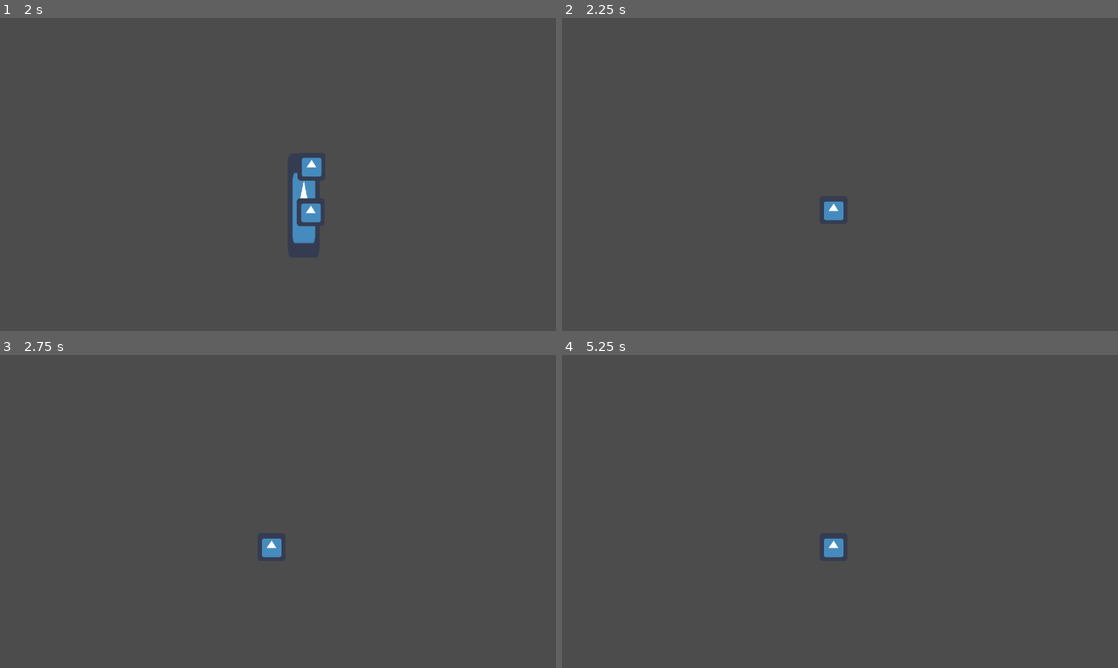
Above: before the commit, frames 1-4 (two rows, left to right).
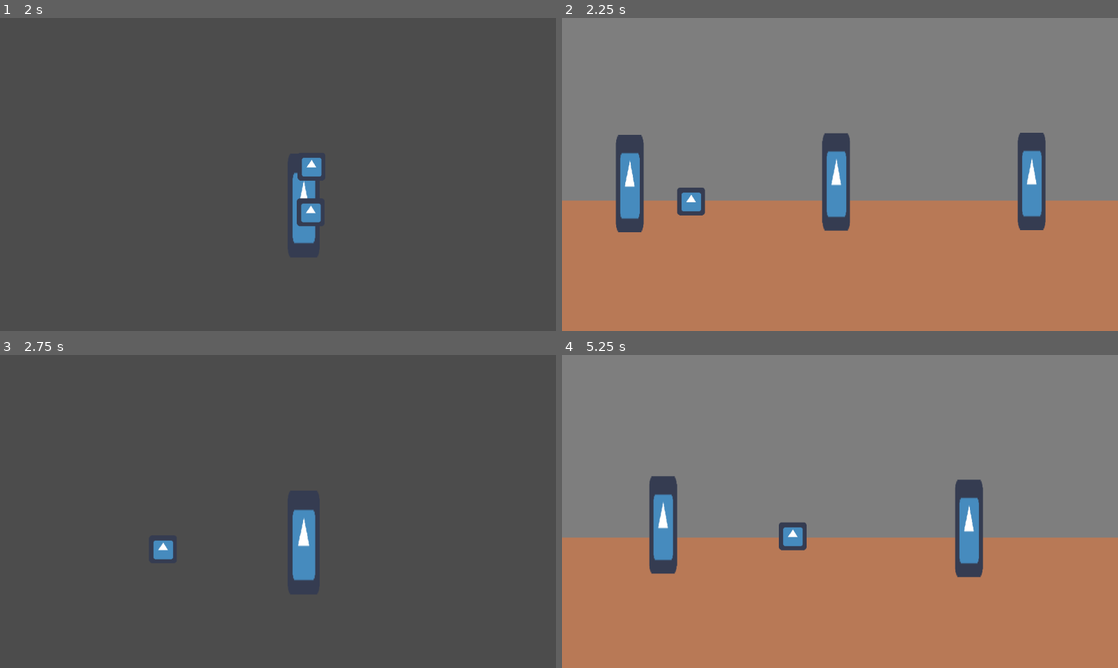
Above: after the commit, the same moments.

Repository: Onizik/Ludum_18.04
Game: Godot game, scene res://Scenes/Menu.tscn
The game is run twice, just before and just after one commit, with the same random seed, the same clock (stepped at 60 frames per second) and the same inputs. The engine's default icon, where the game draws it, is replaced by a stand-in: a white triangle on a blue panel in a dark square.
Inputs (mouse positions are in pixels of both pictures, inside the frame that each line leads up to):
- Up to frame 1 (2 s): click (272, 208) at 0.5 s; tap Enter (ui_accept) at 1.25 s; hold Right (ui_right) from 1.28 s (still down); hold Enter (ui_accept) from 1.28 s (still down)
- Up to frame 2 (2.25 s): release Right (ui_right) at 2.03 s; release Enter (ui_accept) at 2.03 s; hold Left (ui_left) from 2.03 s (still down); tap Enter (ui_accept) at 2.1 s
- Up to frame 3 (2.75 s): keep holding Left (ui_left); tap Enter (ui_accept) at 2.27, 2.57 s
- Up to frame 4 (5.25 s): release Left (ui_left) at 2.75 s; click (834, 545) at 2.77 s; tap Enter (ui_accept) at 3.5, 4.35, 4.52, 4.82 s; hold Enter (ui_accept) 3.53-4.28 s; hold Right (ui_right) 3.53-5.03 s; hold Left (ui_left) from 5.03 s (still down); hold Enter (ui_accept) from 5.03 s (still down)

Frame 1 is identical in both runs. In frame 2, 97% of the frame differs, in the area x 0-100%, y 0-100%; in frame 3, 1.4%; in frame 4, 98%.

Commit message:
create all levels

Diff:
--- /dev/null
+++ b/LD/Levels/first_stage/4LVL.tscn
@@ -0,0 +1,55 @@
+[gd_scene load_steps=6 format=2]
+
+[ext_resource path="res://icon.png" type="Texture" id=1]
+[ext_resource path="res://Assets/floor.png" type="Texture" id=2]
+[ext_resource path="res://Assets/wall.png" type="Texture" id=3]
+[ext_resource path="res://Scenes/Character.tscn" type="PackedScene" id=4]
+
+[sub_resource type="RectangleShape2D" id=1]
+extents = Vector2( 37.3032, 115.466 )
+
+[node name="secondLVL" type="Node2D"]
+
+[node name="wall" type="Sprite" parent="."]
+position = Vector2( 640.021, 210.026 )
+texture = ExtResource( 3 )
+
+[node name="floor" type="Sprite" parent="."]
+position = Vector2( 640.012, 570.004 )
+texture = ExtResource( 2 )
+
+[node name="2" type="RigidBody2D" parent="."]
+position = Vector2( 1064.33, 403.237 )
+gravity_scale = 0.0
+
+[node name="Sprite" type="Sprite" parent="2"]
+scale = Vector2( 1, 3.49627 )
+texture = ExtResource( 1 )
+
+[node name="CollisionShape2D" type="CollisionShape2D" parent="2"]
+shape = SubResource( 1 )
+
+[node name="5" type="RigidBody2D" parent="."]
+position = Vector2( 185.256, 403.621 )
+gravity_scale = 0.0
+
+[node name="Sprite" type="Sprite" parent="5"]
+scale = Vector2( 1, 3.49627 )
+texture = ExtResource( 1 )
+
+[node name="CollisionShape2D" type="CollisionShape2D" parent="5"]
+shape = SubResource( 1 )
+
+[node name="6" type="RigidBody2D" parent="."]
+position = Vector2( 725.568, 396.336 )
+gravity_scale = 0.0
+
+[node name="Sprite" type="Sprite" parent="6"]
+scale = Vector2( 1, 3.49627 )
+texture = ExtResource( 1 )
+
+[node name="CollisionShape2D" type="CollisionShape2D" parent="6"]
+shape = SubResource( 1 )
+
+[node name="Character" parent="." instance=ExtResource( 4 )]
+position = Vector2( 457.62, 417.871 )
--- /dev/null
+++ b/LD/Levels/first_stage/5LVL.tscn
@@ -0,0 +1,33 @@
+[gd_scene load_steps=6 format=2]
+
+[ext_resource path="res://icon.png" type="Texture" id=1]
+[ext_resource path="res://Assets/floor.png" type="Texture" id=2]
+[ext_resource path="res://Assets/wall.png" type="Texture" id=3]
+[ext_resource path="res://Scenes/Character.tscn" type="PackedScene" id=4]
+
+[sub_resource type="RectangleShape2D" id=1]
+extents = Vector2( 37.3032, 115.466 )
+
+[node name="thirdLVL" type="Node2D"]
+
+[node name="wall" type="Sprite" parent="."]
+position = Vector2( 640.021, 210.026 )
+texture = ExtResource( 3 )
+
+[node name="floor" type="Sprite" parent="."]
+position = Vector2( 640.012, 570.004 )
+texture = ExtResource( 2 )
+
+[node name="4" type="RigidBody2D" parent="."]
+position = Vector2( 829.991, 388.667 )
+gravity_scale = 0.0
+
+[node name="Sprite" type="Sprite" parent="4"]
+scale = Vector2( 1, 3.49627 )
+texture = ExtResource( 1 )
+
+[node name="CollisionShape2D" type="CollisionShape2D" parent="4"]
+shape = SubResource( 1 )
+
+[node name="Character" parent="." instance=ExtResource( 4 )]
+position = Vector2( 695.6, 419.086 )
--- /dev/null
+++ b/LD/Levels/first_stage/firstLVL.tscn
@@ -0,0 +1,55 @@
+[gd_scene load_steps=6 format=2]
+
+[ext_resource path="res://icon.png" type="Texture" id=1]
+[ext_resource path="res://Assets/floor.png" type="Texture" id=2]
+[ext_resource path="res://Assets/wall.png" type="Texture" id=3]
+[ext_resource path="res://Scenes/Character.tscn" type="PackedScene" id=4]
+
+[sub_resource type="RectangleShape2D" id=1]
+extents = Vector2( 37.3032, 115.466 )
+
+[node name="firstLVL" type="Node2D"]
+
+[node name="wall" type="Sprite" parent="."]
+position = Vector2( 640.021, 210.026 )
+texture = ExtResource( 3 )
+
+[node name="floor" type="Sprite" parent="."]
+position = Vector2( 640.012, 570.004 )
+texture = ExtResource( 2 )
+
+[node name="01" type="RigidBody2D" parent="."]
+position = Vector2( 155.927, 380.871 )
+gravity_scale = 0.0
+
+[node name="Sprite" type="Sprite" parent="01"]
+scale = Vector2( 1, 3.49627 )
+texture = ExtResource( 1 )
+
+[node name="CollisionShape2D" type="CollisionShape2D" parent="01"]
+shape = SubResource( 1 )
+
+[node name="2" type="RigidBody2D" parent="."]
+position = Vector2( 631.376, 377.036 )
+gravity_scale = 0.0
+
+[node name="Sprite" type="Sprite" parent="2"]
+scale = Vector2( 1, 3.49627 )
+texture = ExtResource( 1 )
+
+[node name="CollisionShape2D" type="CollisionShape2D" parent="2"]
+shape = SubResource( 1 )
+
+[node name="3" type="RigidBody2D" parent="."]
+position = Vector2( 1081.26, 375.758 )
+gravity_scale = 0.0
+
+[node name="Sprite" type="Sprite" parent="3"]
+scale = Vector2( 1, 3.49627 )
+texture = ExtResource( 1 )
+
+[node name="CollisionShape2D" type="CollisionShape2D" parent="3"]
+shape = SubResource( 1 )
+
+[node name="Character" parent="." instance=ExtResource( 4 )]
+position = Vector2( 343.806, 421.769 )
--- /dev/null
+++ b/LD/Levels/first_stage/secondLVL.tscn
@@ -0,0 +1,44 @@
+[gd_scene load_steps=6 format=2]
+
+[ext_resource path="res://icon.png" type="Texture" id=1]
+[ext_resource path="res://Assets/floor.png" type="Texture" id=2]
+[ext_resource path="res://Assets/wall.png" type="Texture" id=3]
+[ext_resource path="res://Scenes/Character.tscn" type="PackedScene" id=4]
+
+[sub_resource type="RectangleShape2D" id=1]
+extents = Vector2( 37.3032, 115.466 )
+
+[node name="secondLVL" type="Node2D"]
+
+[node name="wall" type="Sprite" parent="."]
+position = Vector2( 640.021, 210.026 )
+texture = ExtResource( 3 )
+
+[node name="floor" type="Sprite" parent="."]
+position = Vector2( 640.012, 570.004 )
+texture = ExtResource( 2 )
+
+[node name="1" type="RigidBody2D" parent="."]
+position = Vector2( 232.612, 391.095 )
+gravity_scale = 0.0
+
+[node name="Sprite" type="Sprite" parent="1"]
+scale = Vector2( 1, 3.49627 )
+texture = ExtResource( 1 )
+
+[node name="CollisionShape2D" type="CollisionShape2D" parent="1"]
+shape = SubResource( 1 )
+
+[node name="4" type="RigidBody2D" parent="."]
+position = Vector2( 936.836, 398.764 )
+gravity_scale = 0.0
+
+[node name="Sprite" type="Sprite" parent="4"]
+scale = Vector2( 1, 3.49627 )
+texture = ExtResource( 1 )
+
+[node name="CollisionShape2D" type="CollisionShape2D" parent="4"]
+shape = SubResource( 1 )
+
+[node name="Character" parent="." instance=ExtResource( 4 )]
+position = Vector2( 604.536, 416.657 )
--- /dev/null
+++ b/LD/Levels/first_stage/thirdLVL.tscn
@@ -0,0 +1,33 @@
+[gd_scene load_steps=6 format=2]
+
+[ext_resource path="res://icon.png" type="Texture" id=1]
+[ext_resource path="res://Assets/floor.png" type="Texture" id=2]
+[ext_resource path="res://Assets/wall.png" type="Texture" id=3]
+[ext_resource path="res://Scenes/Character.tscn" type="PackedScene" id=4]
+
+[sub_resource type="RectangleShape2D" id=1]
+extents = Vector2( 37.3032, 115.466 )
+
+[node name="thirdLVL" type="Node2D"]
+
+[node name="wall" type="Sprite" parent="."]
+position = Vector2( 640.021, 210.026 )
+texture = ExtResource( 3 )
+
+[node name="floor" type="Sprite" parent="."]
+position = Vector2( 640.012, 570.004 )
+texture = ExtResource( 2 )
+
+[node name="1" type="RigidBody2D" parent="."]
+position = Vector2( 829.991, 388.667 )
+gravity_scale = 0.0
+
+[node name="Sprite" type="Sprite" parent="1"]
+scale = Vector2( 1, 3.49627 )
+texture = ExtResource( 1 )
+
+[node name="CollisionShape2D" type="CollisionShape2D" parent="1"]
+shape = SubResource( 1 )
+
+[node name="Character" parent="." instance=ExtResource( 4 )]
+position = Vector2( 609.393, 419.085 )
--- a/LD/Scenes/Main.tscn
+++ b/LD/Levels/main_stage/Main.tscn
@@ -1,7 +1,7 @@
 [gd_scene load_steps=4 format=2]
 
-[ext_resource path="res://Scenes/Character.tscn" type="PackedScene" id=1]
-[ext_resource path="res://icon.png" type="Texture" id=2]
+[ext_resource path="res://icon.png" type="Texture" id=1]
+[ext_resource path="res://Scenes/Character.tscn" type="PackedScene" id=2]
 
 [sub_resource type="RectangleShape2D" id=1]
 extents = Vector2( 47.1032, 131.225 )
--- /dev/null
+++ b/LD/Levels/second_stage/10LVL.tscn
@@ -0,0 +1,34 @@
+[gd_scene load_steps=6 format=2]
+
+[ext_resource path="res://icon.png" type="Texture" id=1]
+[ext_resource path="res://Assets/floor.png" type="Texture" id=2]
+[ext_resource path="res://Assets/wall.png" type="Texture" id=3]
+[ext_resource path="res://Scenes/Character.tscn" type="PackedScene" id=4]
+
+[sub_resource type="RectangleShape2D" id=1]
+extents = Vector2( 37.3032, 115.466 )
+
+[node name="thirdLVL" type="Node2D"]
+
+[node name="wall" type="Sprite" parent="."]
+modulate = Color( 0, 0.0392157, 1, 1 )
+position = Vector2( 640.021, 210.026 )
+texture = ExtResource( 3 )
+
+[node name="floor" type="Sprite" parent="."]
+position = Vector2( 640.012, 570.004 )
+texture = ExtResource( 2 )
+
+[node name="4" type="RigidBody2D" parent="."]
+position = Vector2( 829.991, 388.667 )
+gravity_scale = 0.0
+
+[node name="Sprite" type="Sprite" parent="4"]
+scale = Vector2( 1, 3.49627 )
+texture = ExtResource( 1 )
+
+[node name="CollisionShape2D" type="CollisionShape2D" parent="4"]
+shape = SubResource( 1 )
+
+[node name="Character" parent="." instance=ExtResource( 4 )]
+position = Vector2( 695.6, 419.086 )
--- /dev/null
+++ b/LD/Levels/second_stage/6LVL.tscn
@@ -0,0 +1,56 @@
+[gd_scene load_steps=6 format=2]
+
+[ext_resource path="res://icon.png" type="Texture" id=1]
+[ext_resource path="res://Assets/floor.png" type="Texture" id=2]
+[ext_resource path="res://Assets/wall.png" type="Texture" id=3]
+[ext_resource path="res://Scenes/Character.tscn" type="PackedScene" id=4]
+
+[sub_resource type="RectangleShape2D" id=1]
+extents = Vector2( 37.3032, 115.466 )
+
+[node name="secondLVL" type="Node2D"]
+
+[node name="wall" type="Sprite" parent="."]
+modulate = Color( 0, 0.227451, 1, 1 )
+position = Vector2( 640.021, 210.026 )
+texture = ExtResource( 3 )
+
+[node name="floor" type="Sprite" parent="."]
+position = Vector2( 640.012, 570.004 )
+texture = ExtResource( 2 )
+
+[node name="7" type="RigidBody2D" parent="."]
+position = Vector2( 1064.33, 403.237 )
+gravity_scale = 0.0
+
+[node name="Sprite" type="Sprite" parent="7"]
+scale = Vector2( 1, 3.49627 )
+texture = ExtResource( 1 )
+
+[node name="CollisionShape2D" type="CollisionShape2D" parent="7"]
+shape = SubResource( 1 )
+
+[node name="8" type="RigidBody2D" parent="."]
+position = Vector2( 185.256, 403.621 )
+gravity_scale = 0.0
+
+[node name="Sprite" type="Sprite" parent="8"]
+scale = Vector2( 1, 3.49627 )
+texture = ExtResource( 1 )
+
+[node name="CollisionShape2D" type="CollisionShape2D" parent="8"]
+shape = SubResource( 1 )
+
+[node name="4" type="RigidBody2D" parent="."]
+position = Vector2( 725.568, 396.336 )
+gravity_scale = 0.0
+
+[node name="Sprite" type="Sprite" parent="4"]
+scale = Vector2( 1, 3.49627 )
+texture = ExtResource( 1 )
+
+[node name="CollisionShape2D" type="CollisionShape2D" parent="4"]
+shape = SubResource( 1 )
+
+[node name="Character" parent="." instance=ExtResource( 4 )]
+position = Vector2( 457.62, 417.871 )
--- /dev/null
+++ b/LD/Levels/second_stage/7LVL.tscn
@@ -0,0 +1,34 @@
+[gd_scene load_steps=6 format=2]
+
+[ext_resource path="res://icon.png" type="Texture" id=1]
+[ext_resource path="res://Assets/floor.png" type="Texture" id=2]
+[ext_resource path="res://Assets/wall.png" type="Texture" id=3]
+[ext_resource path="res://Scenes/Character.tscn" type="PackedScene" id=4]
+
+[sub_resource type="RectangleShape2D" id=1]
+extents = Vector2( 37.3032, 115.466 )
+
+[node name="thirdLVL" type="Node2D"]
+
+[node name="wall" type="Sprite" parent="."]
+modulate = Color( 0, 0.505882, 1, 1 )
+position = Vector2( 640.021, 210.026 )
+texture = ExtResource( 3 )
+
+[node name="floor" type="Sprite" parent="."]
+position = Vector2( 640.012, 570.004 )
+texture = ExtResource( 2 )
+
+[node name="6" type="RigidBody2D" parent="."]
+position = Vector2( 829.991, 388.667 )
+gravity_scale = 0.0
+
+[node name="Sprite" type="Sprite" parent="6"]
+scale = Vector2( 1, 3.49627 )
+texture = ExtResource( 1 )
+
+[node name="CollisionShape2D" type="CollisionShape2D" parent="6"]
+shape = SubResource( 1 )
+
+[node name="Character" parent="." instance=ExtResource( 4 )]
+position = Vector2( 695.6, 419.086 )
--- /dev/null
+++ b/LD/Levels/second_stage/8LVL.tscn
@@ -0,0 +1,45 @@
+[gd_scene load_steps=6 format=2]
+
+[ext_resource path="res://icon.png" type="Texture" id=1]
+[ext_resource path="res://Assets/floor.png" type="Texture" id=2]
+[ext_resource path="res://Assets/wall.png" type="Texture" id=3]
+[ext_resource path="res://Scenes/Character.tscn" type="PackedScene" id=4]
+
+[sub_resource type="RectangleShape2D" id=1]
+extents = Vector2( 37.3032, 115.466 )
+
+[node name="secondLVL" type="Node2D"]
+
+[node name="wall" type="Sprite" parent="."]
+modulate = Color( 0.0784314, 0, 1, 1 )
+position = Vector2( 640.021, 210.026 )
+texture = ExtResource( 3 )
+
+[node name="floor" type="Sprite" parent="."]
+position = Vector2( 640.012, 570.004 )
+texture = ExtResource( 2 )
+
+[node name="6" type="RigidBody2D" parent="."]
+position = Vector2( 232.612, 391.095 )
+gravity_scale = 0.0
+
+[node name="Sprite" type="Sprite" parent="6"]
+scale = Vector2( 1, 3.49627 )
+texture = ExtResource( 1 )
+
+[node name="CollisionShape2D" type="CollisionShape2D" parent="6"]
+shape = SubResource( 1 )
+
+[node name="9" type="RigidBody2D" parent="."]
+position = Vector2( 936.836, 398.764 )
+gravity_scale = 0.0
+
+[node name="Sprite" type="Sprite" parent="9"]
+scale = Vector2( 1, 3.49627 )
+texture = ExtResource( 1 )
+
+[node name="CollisionShape2D" type="CollisionShape2D" parent="9"]
+shape = SubResource( 1 )
+
+[node name="Character" parent="." instance=ExtResource( 4 )]
+position = Vector2( 604.536, 416.657 )
--- /dev/null
+++ b/LD/Levels/second_stage/9LVL.tscn
@@ -0,0 +1,56 @@
+[gd_scene load_steps=6 format=2]
+
+[ext_resource path="res://icon.png" type="Texture" id=1]
+[ext_resource path="res://Assets/floor.png" type="Texture" id=2]
+[ext_resource path="res://Assets/wall.png" type="Texture" id=3]
+[ext_resource path="res://Scenes/Character.tscn" type="PackedScene" id=4]
+
+[sub_resource type="RectangleShape2D" id=1]
+extents = Vector2( 37.3032, 115.466 )
+
+[node name="secondLVL" type="Node2D"]
+
+[node name="wall" type="Sprite" parent="."]
+modulate = Color( 0, 0.156863, 1, 1 )
+position = Vector2( 640.021, 210.026 )
+texture = ExtResource( 3 )
+
+[node name="floor" type="Sprite" parent="."]
+position = Vector2( 640.012, 570.004 )
+texture = ExtResource( 2 )
+
+[node name="10" type="RigidBody2D" parent="."]
+position = Vector2( 1064.33, 403.237 )
+gravity_scale = 0.0
+
+[node name="Sprite" type="Sprite" parent="10"]
+scale = Vector2( 1, 3.49627 )
+texture = ExtResource( 1 )
+
+[node name="CollisionShape2D" type="CollisionShape2D" parent="10"]
+shape = SubResource( 1 )
+
+[node name="8" type="RigidBody2D" parent="."]
+position = Vector2( 185.256, 403.621 )
+gravity_scale = 0.0
+
+[node name="Sprite" type="Sprite" parent="8"]
+scale = Vector2( 1, 3.49627 )
+texture = ExtResource( 1 )
+
+[node name="CollisionShape2D" type="CollisionShape2D" parent="8"]
+shape = SubResource( 1 )
+
+[node name="11" type="RigidBody2D" parent="."]
+position = Vector2( 725.568, 396.336 )
+gravity_scale = 0.0
+
+[node name="Sprite" type="Sprite" parent="11"]
+scale = Vector2( 1, 3.49627 )
+texture = ExtResource( 1 )
+
+[node name="CollisionShape2D" type="CollisionShape2D" parent="11"]
+shape = SubResource( 1 )
+
+[node name="Character" parent="." instance=ExtResource( 4 )]
+position = Vector2( 457.62, 417.871 )
--- /dev/null
+++ b/LD/Levels/third_stage/11LVL.tscn
@@ -0,0 +1,55 @@
+[gd_scene load_steps=6 format=2]
+
+[ext_resource path="res://icon.png" type="Texture" id=1]
+[ext_resource path="res://Assets/floor.png" type="Texture" id=2]
+[ext_resource path="res://Assets/wall.png" type="Texture" id=3]
+[ext_resource path="res://Scenes/Character.tscn" type="PackedScene" id=4]
+
+[sub_resource type="RectangleShape2D" id=1]
+extents = Vector2( 37.3032, 115.466 )
+
+[node name="secondLVL" type="Node2D"]
+
+[node name="wall" type="Sprite" parent="."]
+position = Vector2( 640.021, 210.026 )
+texture = ExtResource( 3 )
+
+[node name="floor" type="Sprite" parent="."]
+position = Vector2( 640.012, 570.004 )
+texture = ExtResource( 2 )
+
+[node name="7" type="RigidBody2D" parent="."]
+position = Vector2( 1064.33, 403.237 )
+gravity_scale = 0.0
+
+[node name="Sprite" type="Sprite" parent="7"]
+scale = Vector2( 1, 3.49627 )
+texture = ExtResource( 1 )
+
+[node name="CollisionShape2D" type="CollisionShape2D" parent="7"]
+shape = SubResource( 1 )
+
+[node name="8" type="RigidBody2D" parent="."]
+position = Vector2( 185.256, 403.621 )
+gravity_scale = 0.0
+
+[node name="Sprite" type="Sprite" parent="8"]
+scale = Vector2( 1, 3.49627 )
+texture = ExtResource( 1 )
+
+[node name="CollisionShape2D" type="CollisionShape2D" parent="8"]
+shape = SubResource( 1 )
+
+[node name="4" type="RigidBody2D" parent="."]
+position = Vector2( 725.568, 396.336 )
+gravity_scale = 0.0
+
+[node name="Sprite" type="Sprite" parent="4"]
+scale = Vector2( 1, 3.49627 )
+texture = ExtResource( 1 )
+
+[node name="CollisionShape2D" type="CollisionShape2D" parent="4"]
+shape = SubResource( 1 )
+
+[node name="Character" parent="." instance=ExtResource( 4 )]
+position = Vector2( 457.62, 417.871 )
--- /dev/null
+++ b/LD/Levels/third_stage/12LVL.tscn
@@ -0,0 +1,33 @@
+[gd_scene load_steps=6 format=2]
+
+[ext_resource path="res://icon.png" type="Texture" id=1]
+[ext_resource path="res://Assets/floor.png" type="Texture" id=2]
+[ext_resource path="res://Assets/wall.png" type="Texture" id=3]
+[ext_resource path="res://Scenes/Character.tscn" type="PackedScene" id=4]
+
+[sub_resource type="RectangleShape2D" id=1]
+extents = Vector2( 37.3032, 115.466 )
+
+[node name="thirdLVL" type="Node2D"]
+
+[node name="wall" type="Sprite" parent="."]
+position = Vector2( 640.021, 210.026 )
+texture = ExtResource( 3 )
+
+[node name="floor" type="Sprite" parent="."]
+position = Vector2( 640.012, 570.004 )
+texture = ExtResource( 2 )
+
+[node name="4" type="RigidBody2D" parent="."]
+position = Vector2( 829.991, 388.667 )
+gravity_scale = 0.0
+
+[node name="Sprite" type="Sprite" parent="4"]
+scale = Vector2( 1, 3.49627 )
+texture = ExtResource( 1 )
+
+[node name="CollisionShape2D" type="CollisionShape2D" parent="4"]
+shape = SubResource( 1 )
+
+[node name="Character" parent="." instance=ExtResource( 4 )]
+position = Vector2( 695.6, 419.086 )
--- /dev/null
+++ b/LD/Levels/third_stage/13LVL.tscn
@@ -0,0 +1,55 @@
+[gd_scene load_steps=6 format=2]
+
+[ext_resource path="res://icon.png" type="Texture" id=1]
+[ext_resource path="res://Assets/floor.png" type="Texture" id=2]
+[ext_resource path="res://Assets/wall.png" type="Texture" id=3]
+[ext_resource path="res://Scenes/Character.tscn" type="PackedScene" id=4]
+
+[sub_resource type="RectangleShape2D" id=1]
+extents = Vector2( 37.3032, 115.466 )
+
+[node name="secondLVL" type="Node2D"]
+
+[node name="wall" type="Sprite" parent="."]
+position = Vector2( 640.021, 210.026 )
+texture = ExtResource( 3 )
+
+[node name="floor" type="Sprite" parent="."]
+position = Vector2( 640.012, 570.004 )
+texture = ExtResource( 2 )
+
+[node name="7" type="RigidBody2D" parent="."]
+position = Vector2( 1064.33, 403.237 )
+gravity_scale = 0.0
+
+[node name="Sprite" type="Sprite" parent="7"]
+scale = Vector2( 1, 3.49627 )
+texture = ExtResource( 1 )
+
+[node name="CollisionShape2D" type="CollisionShape2D" parent="7"]
+shape = SubResource( 1 )
+
+[node name="8" type="RigidBody2D" parent="."]
+position = Vector2( 185.256, 403.621 )
+gravity_scale = 0.0
+
+[node name="Sprite" type="Sprite" parent="8"]
+scale = Vector2( 1, 3.49627 )
+texture = ExtResource( 1 )
+
+[node name="CollisionShape2D" type="CollisionShape2D" parent="8"]
+shape = SubResource( 1 )
+
+[node name="4" type="RigidBody2D" parent="."]
+position = Vector2( 725.568, 396.336 )
+gravity_scale = 0.0
+
+[node name="Sprite" type="Sprite" parent="4"]
+scale = Vector2( 1, 3.49627 )
+texture = ExtResource( 1 )
+
+[node name="CollisionShape2D" type="CollisionShape2D" parent="4"]
+shape = SubResource( 1 )
+
+[node name="Character" parent="." instance=ExtResource( 4 )]
+position = Vector2( 457.62, 417.871 )
--- /dev/null
+++ b/LD/Levels/third_stage/14LVL.tscn
@@ -0,0 +1,44 @@
+[gd_scene load_steps=6 format=2]
+
+[ext_resource path="res://icon.png" type="Texture" id=1]
+[ext_resource path="res://Assets/floor.png" type="Texture" id=2]
+[ext_resource path="res://Assets/wall.png" type="Texture" id=3]
+[ext_resource path="res://Scenes/Character.tscn" type="PackedScene" id=4]
+
+[sub_resource type="RectangleShape2D" id=1]
+extents = Vector2( 37.3032, 115.466 )
+
+[node name="secondLVL" type="Node2D"]
+
+[node name="wall" type="Sprite" parent="."]
+position = Vector2( 640.021, 210.026 )
+texture = ExtResource( 3 )
+
+[node name="floor" type="Sprite" parent="."]
+position = Vector2( 640.012, 570.004 )
+texture = ExtResource( 2 )
+
+[node name="1" type="RigidBody2D" parent="."]
+position = Vector2( 232.612, 391.095 )
+gravity_scale = 0.0
+
+[node name="Sprite" type="Sprite" parent="1"]
+scale = Vector2( 1, 3.49627 )
+texture = ExtResource( 1 )
+
+[node name="CollisionShape2D" type="CollisionShape2D" parent="1"]
+shape = SubResource( 1 )
+
+[node name="4" type="RigidBody2D" parent="."]
+position = Vector2( 936.836, 398.764 )
+gravity_scale = 0.0
+
+[node name="Sprite" type="Sprite" parent="4"]
+scale = Vector2( 1, 3.49627 )
+texture = ExtResource( 1 )
+
+[node name="CollisionShape2D" type="CollisionShape2D" parent="4"]
+shape = SubResource( 1 )
+
+[node name="Character" parent="." instance=ExtResource( 4 )]
+position = Vector2( 604.536, 416.657 )
--- /dev/null
+++ b/LD/Levels/third_stage/15LVL.tscn
@@ -0,0 +1,33 @@
+[gd_scene load_steps=6 format=2]
+
+[ext_resource path="res://icon.png" type="Texture" id=1]
+[ext_resource path="res://Assets/floor.png" type="Texture" id=2]
+[ext_resource path="res://Assets/wall.png" type="Texture" id=3]
+[ext_resource path="res://Scenes/Character.tscn" type="PackedScene" id=4]
+
+[sub_resource type="RectangleShape2D" id=1]
+extents = Vector2( 37.3032, 115.466 )
+
+[node name="thirdLVL" type="Node2D"]
+
+[node name="wall" type="Sprite" parent="."]
+position = Vector2( 640.021, 210.026 )
+texture = ExtResource( 3 )
+
+[node name="floor" type="Sprite" parent="."]
+position = Vector2( 640.012, 570.004 )
+texture = ExtResource( 2 )
+
+[node name="4" type="RigidBody2D" parent="."]
+position = Vector2( 829.991, 388.667 )
+gravity_scale = 0.0
+
+[node name="Sprite" type="Sprite" parent="4"]
+scale = Vector2( 1, 3.49627 )
+texture = ExtResource( 1 )
+
+[node name="CollisionShape2D" type="CollisionShape2D" parent="4"]
+shape = SubResource( 1 )
+
+[node name="Character" parent="." instance=ExtResource( 4 )]
+position = Vector2( 695.6, 419.086 )
--- a/LD/Scripts/Character.gd
+++ b/LD/Scripts/Character.gd
@@ -16,7 +16,30 @@
 		direction.x += 1
 	if Input.is_action_pressed("ui_accept"):
 		if $Area2D/test.visible:
-			get_tree().change_scene("res://Scenes/Menu.tscn")
+			match $Area2D/doornumber.text:
+				"1":
+					get_tree().change_scene("res://Levels/first_stage/firstLVL.tscn")
+				"01":
+					get_tree().change_scene("res://Levels/main_stage/Main.tscn")
+				"2":
+					get_tree().change_scene("res://Levels/first_stage/secondLVL.tscn")
+				"3":
+					get_tree().change_scene("res://Levels/first_stage/thirdLVL.tscn")
+				"4":
+					get_tree().change_scene("res://Levels/first_stage/4LVL.tscn")
+				"5":
+					get_tree().change_scene("res://Levels/first_stage/5LVL.tscn")
+				"6":
+					get_tree().change_scene("res://Levels/second_stage/6LVL.tscn")
+				"7":
+					get_tree().change_scene("res://Levels/second_stage/7LVL.tscn")
+				"8":
+					get_tree().change_scene("res://Levels/second_stage/8LVL.tscn")
+				"9":
+					get_tree().change_scene("res://Levels/second_stage/9LVL.tscn")
+				"10":
+					get_tree().change_scene("res://Levels/second_stage/10LVL.tscn")
+
 
 	position += direction.normalized() * delta * speed
 	position.x = clamp(position.x, 0, screen_size.x)
--- a/LD/Scripts/Menu.gd
+++ b/LD/Scripts/Menu.gd
@@ -17,4 +17,4 @@
 
 
 func _on_StartButton_pressed():
-	get_tree().change_scene("res://Scenes/Main.tscn")
+	get_tree().change_scene("res://Levels/main_stage/Main.tscn")
Binary file added: LD/Assets/floor.png
Not shown, added: LD/Assets/floor.png.import
Binary file added: LD/Assets/wall.png
Not shown, added: LD/Assets/wall.png.import
Not shown: 1 places in LD/Levels/main_stage/Main.tscn that only renumber resources
